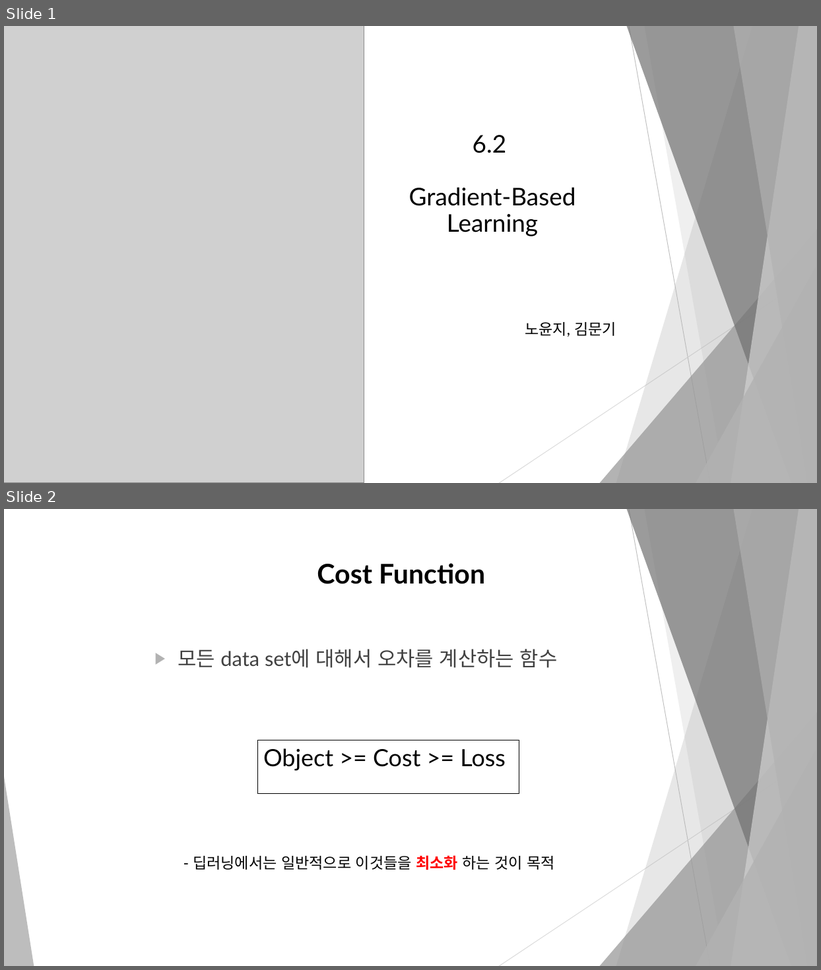
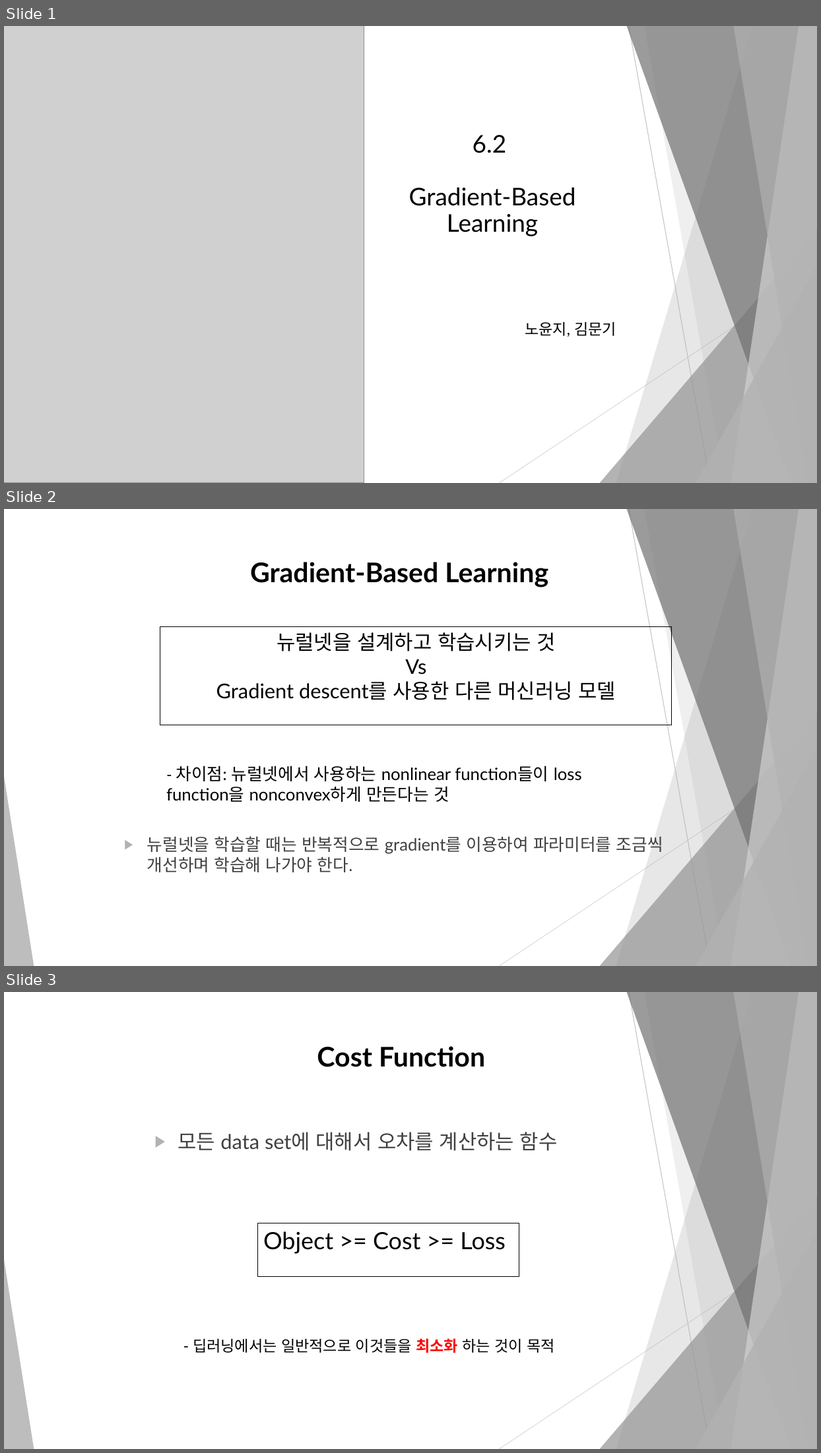
Before and after one commit to dbswl067/Machine-learning, a slide deck: 발표 자료/6.2 Gradient-Based Learning.pptx. Shown one above the other, each under a label of ours: slides 1 and 2 before the commit, slides 1, 2 and 3 after it. The pictures are 821x970 and 821x1453 pixels, drawn with LibreOffice and Linux fonts; fonts in the diff are those of the drawing; grey boxes stand for pictures. Boxes give left, top, right and bottom in pixels: in the first picture for what was removed or moved away, otherwise in the second. Text is boxed around its words. In the diff, an @@ line names an element or a change of style, - is before the commit and + after.

```diff
--- a/발표 자료/6.2 Gradient-Based Learning.pptx
+++ b/발표 자료/6.2 Gradient-Based Learning.pptx
@@ slide 2 added at bbox=[4, 509, 817, 966], background #FFFFFF; not listed: 10 template elements that a slide beside it also shows @@
@@ text added at bbox=[250, 562, 548, 588], 32 pt, text #000000, bold @@
+Gradient-Based Learning
@@ rectangle added at bbox=[160, 626, 672, 725], outline #000000 0.75 pt, 24 pt, text #000000 @@
+뉴럴넷을 설계하고 학습시키는 것
+Vs
+Gradient descent를 사용한 다른 머신러닝 모델
@@ text added at bbox=[166, 766, 582, 802], 20 pt, text #000000 @@
+- 차이점: 뉴럴넷에서 사용하는 nonlinear function들이 loss function을 nonconvex하게 만든다는 것
@@ text added at bbox=[147, 836, 663, 873], 20 pt, text #404040 @@
+▶ 뉴럴넷을 학습할 때는 반복적으로 gradient를 이용하여 파라미터를 조금씩 개선하며 학습해 나가야 한다.
@@ what was slide 2 is now slide 3 @@
```
Also in this commit, not shown: 2 slides changed, 1 other slide added.
